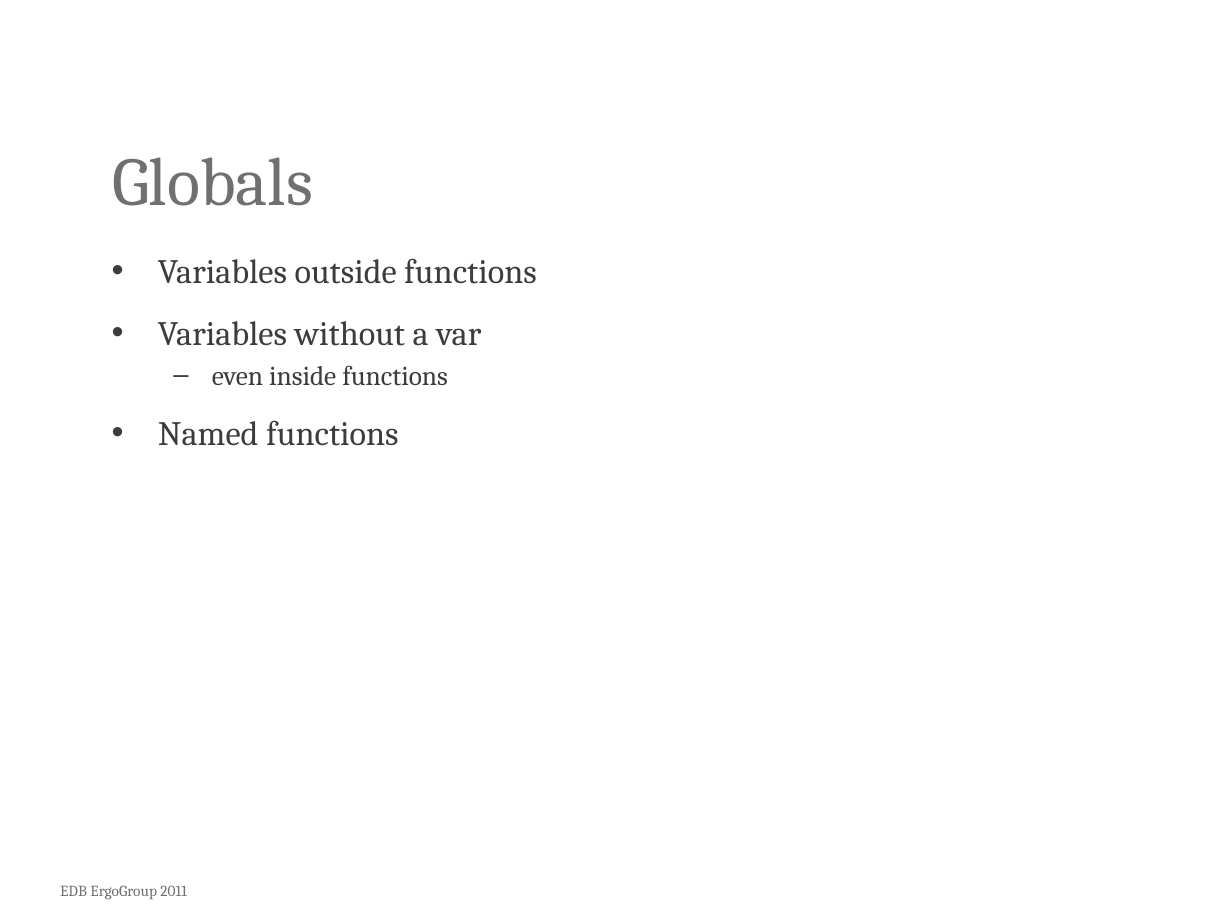
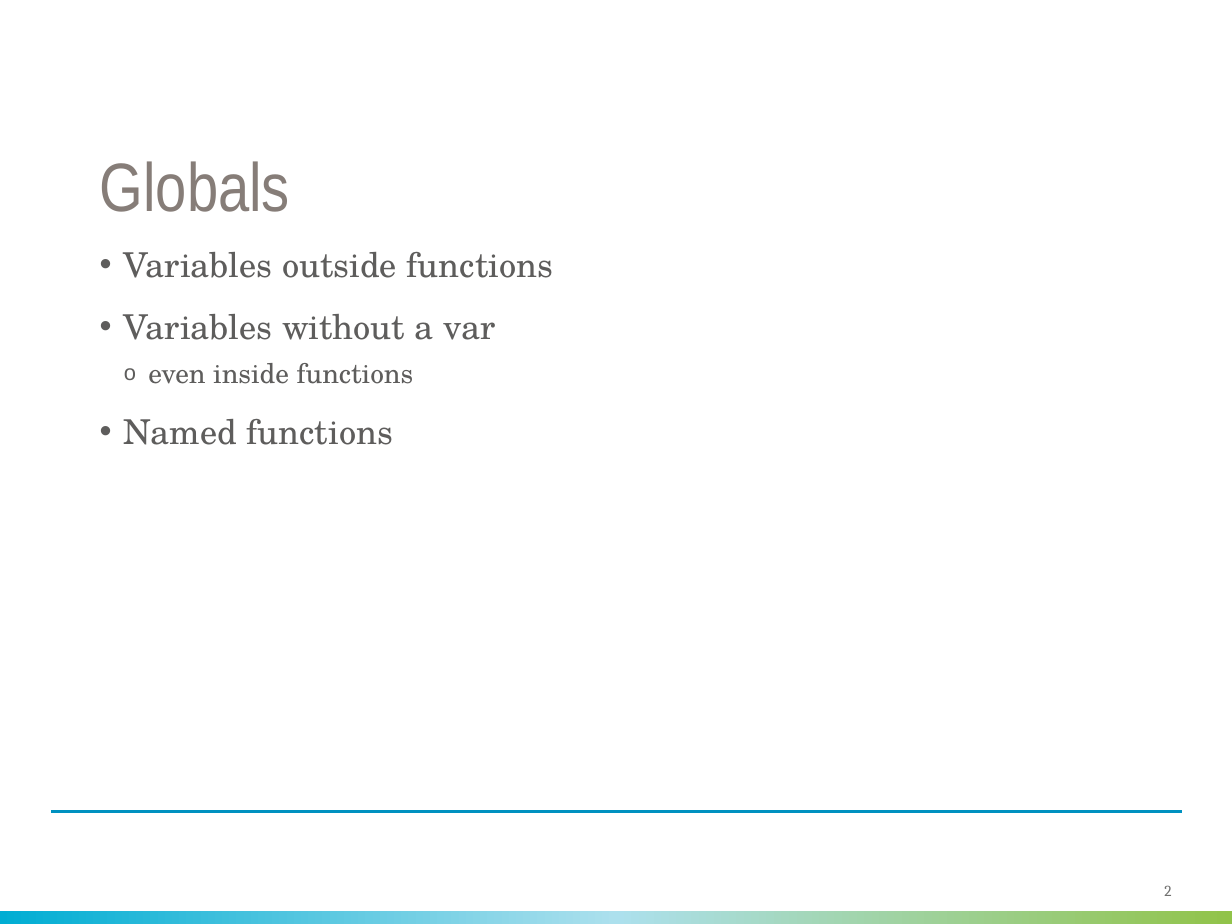
Before and after one commit to bjuvensjo/misc, a slide deck: slide 2 of js/minimize-globals/js-minimize-globals.pptx. Drawn at 1232x924 pixels with LibreOffice and Linux fonts; fonts in the diff are those of the drawing; background and template pictures are left out. Boxes give left, top, right and bottom in pixels: in the first picture for what was removed or moved away, otherwise in the second. Text is boxed around its words. In the diff, an @@ line names an element or a change of style, - is before the commit and + after.

```diff
--- a/js/minimize-globals/js-minimize-globals.pptx
+++ b/js/minimize-globals/js-minimize-globals.pptx
@@ title "Globals" at box(100, 161, 290, 212): font Cambria to Arial Narrow, text colour #70706F to #867D78 @@
@@ text "Variables outside functions" at box(124, 252, 553, 445): font Cambria to TeX Gyre Schola, text colour #3C3C3B to #5E5D5C; indent changed; bullet colour #3C3C3B to #5E5D5C; bullet – to o; more space between paragraphs @@
@@ line added from (51, 812) to (1181, 812), #0091C0 1.42 pt @@
@@ text removed at box(60, 885, 186, 900) @@
-EDB ErgoGroup 2011
@@ page number added at box(1164, 885, 1171, 896), 9 pt, text #70706F @@
+2
@@ rectangle added at box(0, 910, 1232, 924), fill gradient #00ADD3 to #ACE0ED to #91C349 @@
```
Also in this commit, not shown: 6 other slides changed, 1 slide added, 1 slide removed, 3 other files.
